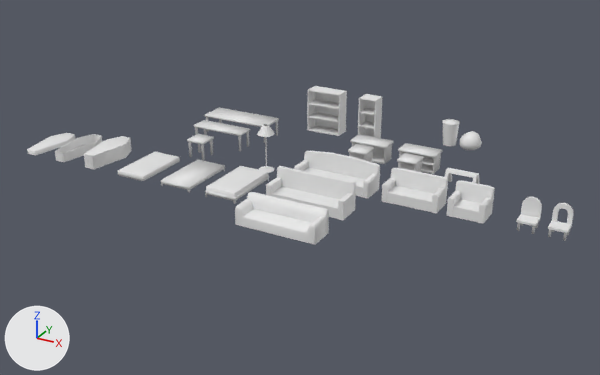
What one commit did to the Blender file resources/meshes/static/furniture.blend.
The view is the same before and after, from a 50 mm camera at (15.21, -27.02, 12.08) aimed at (1.06, -1.29, -0.78). The axes (+X, +Y, +Z) are drawn at lower left. The lights are the same throughout.

Objects in the first picture: 'bedFrame01', 'bedMattressFrame01', 'bookshelf', 'bookshelfThin', 'chair01', 'coffinClosed01', 'couch01', 'couch02', 'couch03', 'diningTable', 'loveseat01', 'mattress01'.
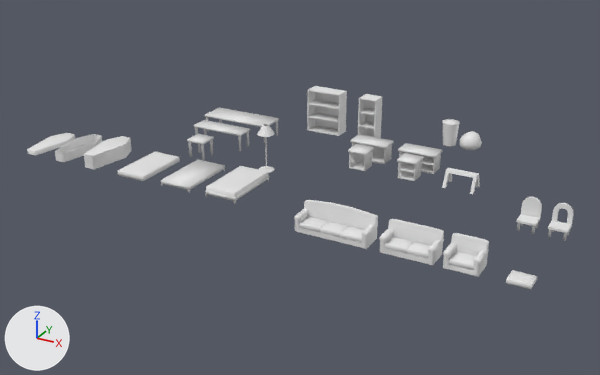
Boxes [x1, y1, x2, y2] around the edits, measured in the pictures (600 x 375 px; the box of a moved part takes in the faces that stretch with it):
'couch01', reshaped, moved: before [294, 151, 380, 198]; after [294, 200, 378, 249]
'loveseat01', reshaped, moved: before [382, 168, 448, 213]; after [379, 219, 444, 265]
'couch03', deleted: before [235, 192, 329, 244]
'chair01', reshaped, moved: before [447, 181, 495, 224]; after [443, 233, 489, 277]
'couch02', deleted: before [266, 166, 356, 220]
'cushion01', added: after [506, 270, 537, 289]
part 1 of me_couch01, added: after [320, 221, 349, 237]
part 2 of me_couch01, added: after [341, 226, 364, 242]
part 3 of me_couch01, added: after [299, 216, 328, 232]
part 4 of me_couch01, moved or reshaped: before [294, 163, 380, 198]; after [294, 213, 378, 249]
part 5 of me_loveseat01, added: after [385, 237, 413, 253]
part 6 of me_loveseat01, added: after [406, 242, 430, 258]
part 7 of me_loveseat01, moved or reshaped: before [382, 181, 448, 213]; after [379, 233, 444, 265]
part 8 of me_chair01, added: after [448, 251, 476, 270]
part 9 of me_chair01, moved or reshaped: before [447, 181, 495, 224]; after [443, 233, 489, 277]

What changed in the scene script:
```text
Change me_chair01:
    used by ob_chair01; location = (8.0, -2.0, 0.0)
    remove me_chair01.from_pydata(...)  # 72 vertices, 77 faces; spans x -0.656..0.656, y -0.555..0.396, z 0.0..0.968
    add me_chair01.from_pydata(...)  # 113 vertices, 139 faces; spans x -0.656..0.656, y -0.555..0.396, z 0.0..0.968
    me_chair01 part 8: a new loose piece of 42 vertices spanning x -0.453..0.453, y -0.548..0.196, z 0.2..0.384
    me_chair01 part 9: 4 vertices moved within x -0.656..0.656, y -0.54..0.396, z 0.559..0.561; 68 vertices removed from x -0.637..0.637, y -0.555..0.395, z 0.0..0.968; 67 vertices added at x -0.636..0.636, y -0.555..0.395, z 0.0..0.968
Change me_loveseat01:
    used by ob_loveseat01; location = (6.0, -2.0, 0.0)
    remove me_loveseat01.from_pydata(...)  # 83 vertices, 90 faces; spans x -1.03..1.03, y -0.56..0.4, z 0.0..0.97
    add me_loveseat01.from_pydata(...)  # 165 vertices, 202 faces; spans x -1.03..1.03, y -0.56..0.4, z 0.0..0.97
    me_loveseat01 part 5: a new loose piece of 42 vertices spanning x -0.83..0.01, y -0.52..0.17, z 0.2..0.38
    me_loveseat01 part 6: a new loose piece of 42 vertices spanning x -0.01..0.83, y -0.52..0.17, z 0.2..0.38
    me_loveseat01 part 7
    8 vertices are removed from x -0.92..0.92, y -0.56..-0.52, z 0.0..0.46
    28 faces are deleted
    4 vertices in x -1.01..1.01, y -0.54, z 0.0..0.46 move by (0.0, 0.02, 0.0)
    3 vertices in x -0.82..0.82, y 0.17, z 0.38 move by (0.0, 0.0, -0.18)
    1 vertex moves from x 0.0, y -0.52, z 0.37 to x 0.0, y -0.52, z 0.2
    6 vertices are added at (0.82, -0.52, 0.2), (0.82, -0.52, 0.46), (-0.82, -0.52, 0.2), (-0.82, -0.52, 0.46), (0.92, -0.54, 0.0), (-0.92, -0.54, 0.0)
    36 new faces join them
Change me_couch01:
    used by ob_couch01; location = (3.0, -1.99, -0.01)
    remove me_couch01.from_pydata(...)  # 94 vertices, 101 faces; spans x -1.5..1.5, y -0.56..0.4, z 0.0..1.05
    add me_couch01.from_pydata(...)  # 218 vertices, 265 faces; spans x -1.5..1.5, y -0.56..0.4, z 0.0..1.05
    me_couch01 part 1: a new loose piece of 42 vertices spanning x -0.43..0.43, y -0.53..0.18, z 0.2..0.38
    me_couch01 part 2: a new loose piece of 42 vertices spanning x 0.42..1.29, y -0.53..0.18, z 0.2..0.38
    me_couch01 part 3: a new loose piece of 42 vertices spanning x -1.29..-0.42, y -0.53..0.18, z 0.2..0.38
    me_couch01 part 4: 10 vertices moved from x -1.48..1.48, y -0.54..0.17, z 0.0..0.46 to x -1.48..1.48, y -0.52..0.17, z 0.0..0.46; 8 vertices removed from x -1.38..1.38, y -0.56..-0.52, z 0.0..0.46; 6 vertices added at x -1.38..1.38, y -0.54..-0.52, z 0.0..0.46
Add me_cushion01:
    me_cushion01.from_pydata(...)  # 42 vertices, 52 faces; spans x -0.435..0.435, y -0.533..0.18, z 0.0..0.184
    me_cushion01.polygons.foreach_set('use_smooth', [True] * 52)
Remove ob_couch02:
    ob_couch02 = bpy.data.objects.new('couch02', me_couch02)
    ob_couch02.location = (3.0, -4.0, 0.0)
Change ob_chair01:
    ob_chair01.location: (8.0, -2.0, 0.0) -> (8.0, -2.0, -2.0)
Change ob_loveseat01:
    ob_loveseat01.location: (6.0, -2.0, 0.0) -> (6.0, -2.0, -2.0)
Change ob_couch01:
    ob_couch01.location: (3.0, -1.99, -0.01) -> (3.0, -2.0, -2.0)
Remove ob_couch03:
    ob_couch03 = bpy.data.objects.new('couch03', me_couch03)
    ob_couch03.location = (3.0, -6.0, 0.0)
Add ob_cushion01:
    ob_cushion01 = bpy.data.objects.new('cushion01', me_cushion01)
    ob_cushion01.location = (10.0, -2.0, -2.0)
```
